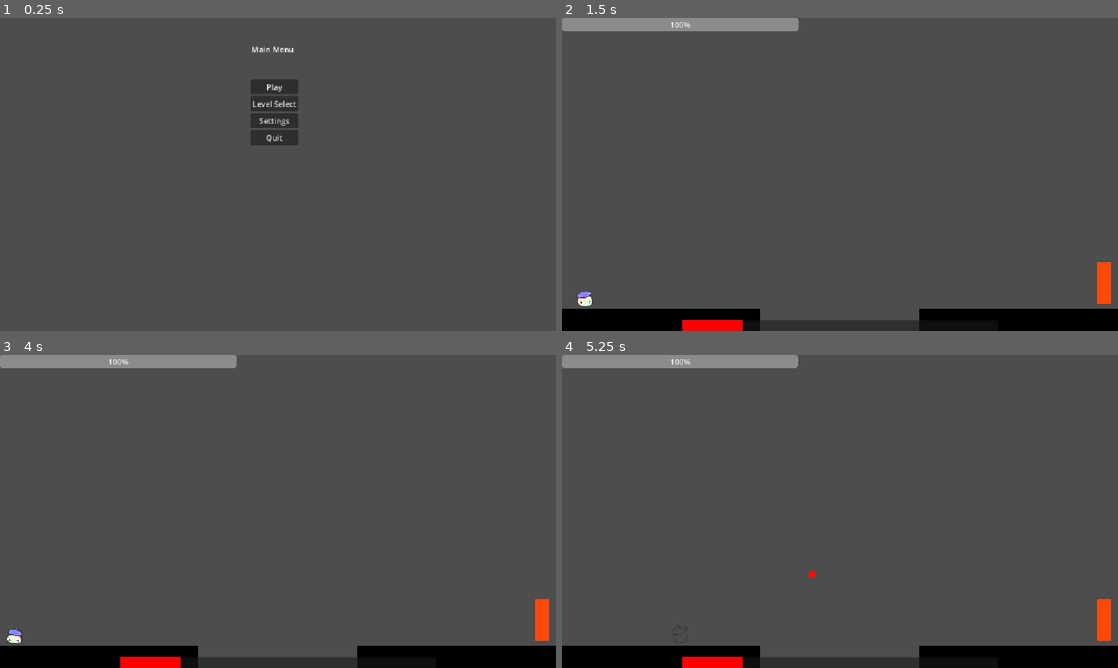
Above: before the commit, frames 1-4 (two rows, left to right).
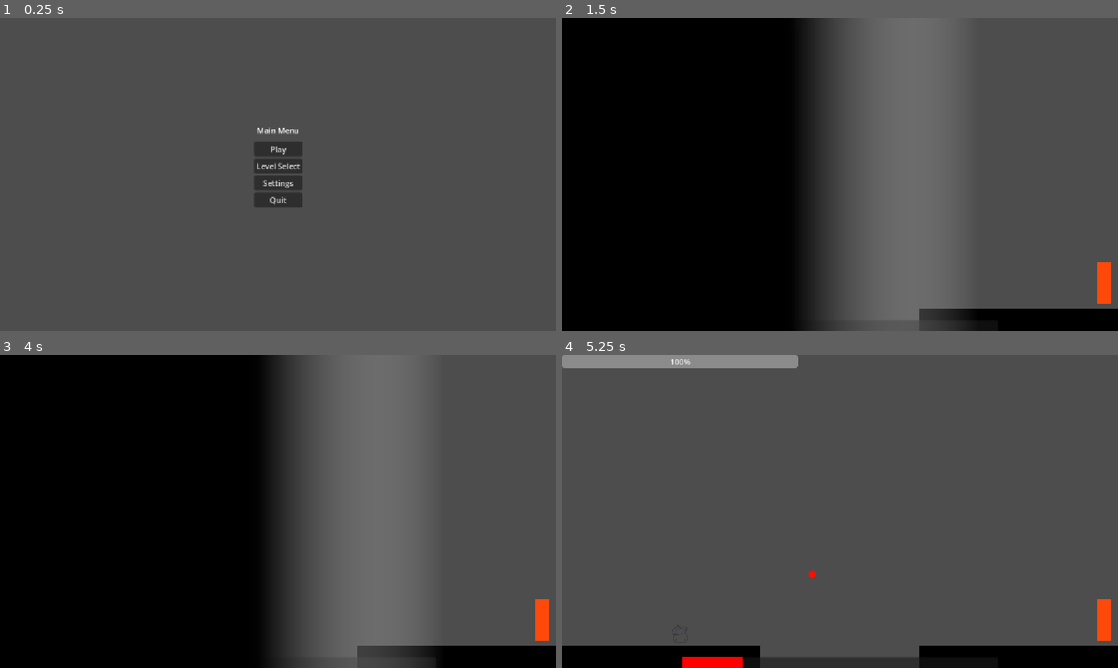
Above: after the commit, the same moments.

Repository: Cayuga007/summer-summit-2026
Game: Godot game, scene res://UI/Main_menu.tscn
Two runs of this game, one before a commit and one after it. Both use one fixed random seed, a clock stepped at 60 frames per second and the inputs below. The engine's default icon, where the game draws it, is replaced by a stand-in: a white triangle on a blue panel in a dark square.
Inputs (mouse positions are in pixels of both pictures, inside the frame that each line leads up to):
- Up to frame 1 (0.25 s): no input
- Up to frame 2 (1.5 s): click "Level Select" at 0.5 s; click "Level 1" at 1.25 s
- Up to frame 3 (4 s): move the mouse to (400, 495) at 2.02 s; hold D (right) 2.03-3.53 s; click (400, 495) at 2.17 s; tap Space (jump) at 2.27, 3.02, 3.5 s; tap Enter at 2.75 s; move the mouse to (166, 527) at 2.77 s; move the mouse to (333, 442) at 3.52 s; hold A (left) from 3.53 s (still down)
- Up to frame 4 (5.25 s): move the mouse to (812, 574) at 4.27 s; release A (left) at 4.28 s; hold D (right) from 4.28 s (still down); click (812, 574) at 4.42 s; tap Space (jump) at 4.52 s; tap Enter at 5 s; move the mouse to (1006, 558) at 5.02 s

The runs differ from the first frame. In frame 1, 2.8% of the frame differs, in the area x 45-55%, y 8-61%; in frame 2, 56%; in frame 3, 61%, in the area x 0-77%, y 0-100%; in frame 4, nothing differs.

Commit message:
transitions

Diff:
--- a/Levels/Level_1.tscn
+++ b/Levels/Level_1.tscn
@@ -4,15 +4,11 @@
 [ext_resource type="Script" uid="uid://bsc26vk53x34t" path="res://Scripts/level.gd" id="1_wsn87"]
 [ext_resource type="PackedScene" uid="uid://cm2yksx2t35f0" path="res://platforms/level_platform.tscn" id="2_8a5oj"]
 [ext_resource type="PackedScene" uid="uid://cm1hyrx840p0x" path="res://victory_door.tscn" id="3_nl7va"]
-[ext_resource type="PackedScene" uid="uid://qth4natevc18" path="res://UI/Level_completed.tscn" id="4_waoec"]
 
 [sub_resource type="WorldBoundaryShape2D" id="WorldBoundaryShape2D_8a5oj"]
 
 [node name="Level_1" type="Node2D" unique_id=57220166]
 script = ExtResource("1_wsn87")
-
-[node name="LevelCompleted" parent="." unique_id=1998881133 instance=ExtResource("4_waoec")]
-visible = false
 
 [node name="Camera2D" type="Camera2D" parent="." unique_id=1819212034]
 zoom = Vector2(0.5, 0.5)
--- a/Levels/Level_10.tscn
+++ b/Levels/Level_10.tscn
@@ -1,7 +1,6 @@
 [gd_scene format=3 uid="uid://bt0h7gicy4eq2"]
 
 [ext_resource type="Script" uid="uid://bsc26vk53x34t" path="res://Scripts/level.gd" id="1_tkk0n"]
-[ext_resource type="PackedScene" uid="uid://qth4natevc18" path="res://UI/Level_completed.tscn" id="2_7rt3t"]
 [ext_resource type="PackedScene" uid="uid://32q6t44ytub2" path="res://Player.tscn" id="3_ym2fi"]
 [ext_resource type="PackedScene" uid="uid://cm2yksx2t35f0" path="res://platforms/level_platform.tscn" id="4_bhjwr"]
 [ext_resource type="PackedScene" uid="uid://cm1hyrx840p0x" path="res://victory_door.tscn" id="5_f4oyo"]
@@ -12,9 +11,6 @@
 [node name="Level_10" type="Node2D" unique_id=57220166]
 script = ExtResource("1_tkk0n")
 starting_paint_amount = 30.0
-
-[node name="LevelCompleted" parent="." unique_id=1998881133 instance=ExtResource("2_7rt3t")]
-visible = false
 
 [node name="Camera2D" type="Camera2D" parent="." unique_id=1819212034]
 zoom = Vector2(0.5, 0.5)
--- a/Levels/Level_11.tscn
+++ b/Levels/Level_11.tscn
@@ -1,7 +1,6 @@
 [gd_scene format=3 uid="uid://hu7xjfhyc2rw"]
 
 [ext_resource type="Script" uid="uid://bsc26vk53x34t" path="res://Scripts/level.gd" id="1_nkd4e"]
-[ext_resource type="PackedScene" uid="uid://qth4natevc18" path="res://UI/Level_completed.tscn" id="2_6nnr2"]
 [ext_resource type="PackedScene" uid="uid://32q6t44ytub2" path="res://Player.tscn" id="3_5ks2d"]
 [ext_resource type="PackedScene" uid="uid://cm2yksx2t35f0" path="res://platforms/level_platform.tscn" id="4_05w7j"]
 [ext_resource type="PackedScene" uid="uid://cm1hyrx840p0x" path="res://victory_door.tscn" id="5_ahwxj"]
@@ -14,9 +13,6 @@
 script = ExtResource("1_nkd4e")
 _buckets = NodePath("Buckets")
 starting_paint_amount = 40.0
-
-[node name="LevelCompleted" parent="." unique_id=1998881133 instance=ExtResource("2_6nnr2")]
-visible = false
 
 [node name="Camera2D" type="Camera2D" parent="." unique_id=1819212034]
 zoom = Vector2(0.5, 0.5)
--- a/Levels/Level_12.tscn
+++ b/Levels/Level_12.tscn
@@ -1,7 +1,6 @@
 [gd_scene format=3 uid="uid://bkh4jr0jga1l"]
 
 [ext_resource type="Script" uid="uid://bsc26vk53x34t" path="res://Scripts/level.gd" id="1_wlbil"]
-[ext_resource type="PackedScene" uid="uid://qth4natevc18" path="res://UI/Level_completed.tscn" id="2_hp75f"]
 [ext_resource type="PackedScene" uid="uid://32q6t44ytub2" path="res://Player.tscn" id="3_h285j"]
 [ext_resource type="PackedScene" uid="uid://cm2yksx2t35f0" path="res://platforms/level_platform.tscn" id="4_ikr5p"]
 [ext_resource type="PackedScene" uid="uid://cm1hyrx840p0x" path="res://victory_door.tscn" id="5_fp1c7"]
@@ -14,9 +13,6 @@
 script = ExtResource("1_wlbil")
 _buckets = NodePath("Buckets")
 starting_paint_amount = 50.0
-
-[node name="LevelCompleted" parent="." unique_id=1998881133 instance=ExtResource("2_hp75f")]
-visible = false
 
 [node name="Camera2D" type="Camera2D" parent="." unique_id=1819212034]
 zoom = Vector2(0.5, 0.5)
--- a/Levels/Level_13.tscn
+++ b/Levels/Level_13.tscn
@@ -1,7 +1,6 @@
 [gd_scene format=3 uid="uid://cgdyoh2nhc3ld"]
 
 [ext_resource type="Script" uid="uid://bsc26vk53x34t" path="res://Scripts/level.gd" id="1_73ky0"]
-[ext_resource type="PackedScene" uid="uid://qth4natevc18" path="res://UI/Level_completed.tscn" id="2_cggpm"]
 [ext_resource type="PackedScene" uid="uid://32q6t44ytub2" path="res://Player.tscn" id="3_t02o0"]
 [ext_resource type="PackedScene" uid="uid://cm2yksx2t35f0" path="res://platforms/level_platform.tscn" id="4_tsrm8"]
 [ext_resource type="PackedScene" uid="uid://cm1hyrx840p0x" path="res://victory_door.tscn" id="5_u4n5n"]
@@ -15,9 +14,6 @@
 script = ExtResource("1_73ky0")
 _buckets = NodePath("Buckets")
 starting_paint_amount = 20.0
-
-[node name="LevelCompleted" parent="." unique_id=1998881133 instance=ExtResource("2_cggpm")]
-visible = false
 
 [node name="Camera2D" type="Camera2D" parent="." unique_id=1819212034]
 zoom = Vector2(0.5, 0.5)
--- a/Levels/Level_14.tscn
+++ b/Levels/Level_14.tscn
@@ -1,7 +1,6 @@
 [gd_scene format=3 uid="uid://db4sirnhfyyyt"]
 
 [ext_resource type="Script" uid="uid://bsc26vk53x34t" path="res://Scripts/level.gd" id="1_bihxa"]
-[ext_resource type="PackedScene" uid="uid://qth4natevc18" path="res://UI/Level_completed.tscn" id="2_ruyes"]
 [ext_resource type="PackedScene" uid="uid://32q6t44ytub2" path="res://Player.tscn" id="3_ur2v3"]
 [ext_resource type="PackedScene" uid="uid://cm2yksx2t35f0" path="res://platforms/level_platform.tscn" id="4_cew5e"]
 [ext_resource type="PackedScene" uid="uid://cm1hyrx840p0x" path="res://victory_door.tscn" id="5_w7fsl"]
@@ -13,9 +12,6 @@
 [node name="Level_14" type="Node2D" unique_id=57220166]
 script = ExtResource("1_bihxa")
 starting_paint_amount = 50.0
-
-[node name="LevelCompleted" parent="." unique_id=1998881133 instance=ExtResource("2_ruyes")]
-visible = false
 
 [node name="Camera2D" type="Camera2D" parent="." unique_id=1819212034]
 zoom = Vector2(0.5, 0.5)
--- a/Levels/Level_15.tscn
+++ b/Levels/Level_15.tscn
@@ -1,7 +1,6 @@
 [gd_scene format=3 uid="uid://x7ddwwftr0m1"]
 
 [ext_resource type="Script" uid="uid://bsc26vk53x34t" path="res://Scripts/level.gd" id="1_jd3rk"]
-[ext_resource type="PackedScene" uid="uid://qth4natevc18" path="res://UI/Level_completed.tscn" id="2_l78s2"]
 [ext_resource type="PackedScene" uid="uid://32q6t44ytub2" path="res://Player.tscn" id="3_lrybx"]
 [ext_resource type="PackedScene" uid="uid://cm2yksx2t35f0" path="res://platforms/level_platform.tscn" id="4_du6eh"]
 [ext_resource type="PackedScene" uid="uid://cm1hyrx840p0x" path="res://victory_door.tscn" id="5_784vf"]
@@ -15,9 +14,6 @@
 script = ExtResource("1_jd3rk")
 _buckets = NodePath("Buckets")
 starting_paint_amount = 5.0
-
-[node name="LevelCompleted" parent="." unique_id=1998881133 instance=ExtResource("2_l78s2")]
-visible = false
 
 [node name="Camera2D" type="Camera2D" parent="." unique_id=1819212034]
 zoom = Vector2(0.5, 0.5)
--- a/Levels/Level_2.tscn
+++ b/Levels/Level_2.tscn
@@ -1,7 +1,6 @@
 [gd_scene format=3 uid="uid://dtilofk12es8a"]
 
 [ext_resource type="Script" uid="uid://bsc26vk53x34t" path="res://Scripts/level.gd" id="1_7ubt2"]
-[ext_resource type="PackedScene" uid="uid://qth4natevc18" path="res://UI/Level_completed.tscn" id="2_tfynm"]
 [ext_resource type="PackedScene" uid="uid://32q6t44ytub2" path="res://Player.tscn" id="3_vb2uo"]
 [ext_resource type="PackedScene" uid="uid://cm2yksx2t35f0" path="res://platforms/level_platform.tscn" id="4_dbc5v"]
 [ext_resource type="PackedScene" uid="uid://cm1hyrx840p0x" path="res://victory_door.tscn" id="5_t5q4t"]
@@ -10,9 +9,6 @@
 
 [node name="Level_2" type="Node2D" unique_id=57220166]
 script = ExtResource("1_7ubt2")
-
-[node name="LevelCompleted" parent="." unique_id=1998881133 instance=ExtResource("2_tfynm")]
-visible = false
 
 [node name="Camera2D" type="Camera2D" parent="." unique_id=1819212034]
 zoom = Vector2(0.5, 0.5)
--- a/Levels/Level_3.tscn
+++ b/Levels/Level_3.tscn
@@ -1,7 +1,6 @@
 [gd_scene format=3 uid="uid://cb0s6d1p5u542"]
 
 [ext_resource type="Script" uid="uid://bsc26vk53x34t" path="res://Scripts/level.gd" id="1_67bi5"]
-[ext_resource type="PackedScene" uid="uid://qth4natevc18" path="res://UI/Level_completed.tscn" id="2_usv5v"]
 [ext_resource type="PackedScene" uid="uid://32q6t44ytub2" path="res://Player.tscn" id="3_aig73"]
 [ext_resource type="PackedScene" uid="uid://cm2yksx2t35f0" path="res://platforms/level_platform.tscn" id="4_c0thm"]
 [ext_resource type="PackedScene" uid="uid://cm1hyrx840p0x" path="res://victory_door.tscn" id="5_fwchg"]
@@ -14,9 +13,6 @@
 script = ExtResource("1_67bi5")
 _buckets = NodePath("Buckets")
 starting_paint_amount = 30.0
-
-[node name="LevelCompleted" parent="." unique_id=1998881133 instance=ExtResource("2_usv5v")]
-visible = false
 
 [node name="Camera2D" type="Camera2D" parent="." unique_id=1819212034]
 zoom = Vector2(0.5, 0.5)
--- a/Levels/Level_4.tscn
+++ b/Levels/Level_4.tscn
@@ -1,7 +1,6 @@
 [gd_scene format=3 uid="uid://c745xse23dm8s"]
 
 [ext_resource type="Script" uid="uid://bsc26vk53x34t" path="res://Scripts/level.gd" id="1_a03ay"]
-[ext_resource type="PackedScene" uid="uid://qth4natevc18" path="res://UI/Level_completed.tscn" id="2_8525h"]
 [ext_resource type="PackedScene" uid="uid://32q6t44ytub2" path="res://Player.tscn" id="3_xlqhf"]
 [ext_resource type="PackedScene" uid="uid://cm2yksx2t35f0" path="res://platforms/level_platform.tscn" id="4_7bqri"]
 [ext_resource type="PackedScene" uid="uid://cm1hyrx840p0x" path="res://victory_door.tscn" id="5_etm6j"]
@@ -11,9 +10,6 @@
 [node name="Level_4" type="Node2D" unique_id=57220166]
 script = ExtResource("1_a03ay")
 starting_paint_amount = 50.0
-
-[node name="LevelCompleted" parent="." unique_id=1998881133 instance=ExtResource("2_8525h")]
-visible = false
 
 [node name="Camera2D" type="Camera2D" parent="." unique_id=1819212034]
 zoom = Vector2(0.5, 0.5)
--- a/Levels/Level_5.tscn
+++ b/Levels/Level_5.tscn
@@ -1,7 +1,6 @@
 [gd_scene format=3 uid="uid://glu1i3jgpw33"]
 
 [ext_resource type="Script" uid="uid://bsc26vk53x34t" path="res://Scripts/level.gd" id="1_nje42"]
-[ext_resource type="PackedScene" uid="uid://qth4natevc18" path="res://UI/Level_completed.tscn" id="2_gec28"]
 [ext_resource type="PackedScene" uid="uid://32q6t44ytub2" path="res://Player.tscn" id="3_nqtr6"]
 [ext_resource type="PackedScene" uid="uid://cm2yksx2t35f0" path="res://platforms/level_platform.tscn" id="4_5myje"]
 [ext_resource type="PackedScene" uid="uid://cm1hyrx840p0x" path="res://victory_door.tscn" id="5_aps4u"]
@@ -11,9 +10,6 @@
 [node name="Level_5" type="Node2D" unique_id=57220166]
 script = ExtResource("1_nje42")
 starting_paint_amount = 50.0
-
-[node name="LevelCompleted" parent="." unique_id=1998881133 instance=ExtResource("2_gec28")]
-visible = false
 
 [node name="Camera2D" type="Camera2D" parent="." unique_id=1819212034]
 zoom = Vector2(0.5, 0.5)
--- a/Levels/Level_6.tscn
+++ b/Levels/Level_6.tscn
@@ -1,7 +1,6 @@
 [gd_scene format=3 uid="uid://dy1mxbhknovb5"]
 
 [ext_resource type="Script" uid="uid://bsc26vk53x34t" path="res://Scripts/level.gd" id="1_e8h74"]
-[ext_resource type="PackedScene" uid="uid://qth4natevc18" path="res://UI/Level_completed.tscn" id="2_ex0ux"]
 [ext_resource type="PackedScene" uid="uid://32q6t44ytub2" path="res://Player.tscn" id="3_hg3os"]
 [ext_resource type="PackedScene" uid="uid://cm2yksx2t35f0" path="res://platforms/level_platform.tscn" id="4_wo10n"]
 [ext_resource type="PackedScene" uid="uid://cm1hyrx840p0x" path="res://victory_door.tscn" id="5_ov3s6"]
@@ -14,9 +13,6 @@
 script = ExtResource("1_e8h74")
 _buckets = NodePath("Buckets")
 starting_paint_amount = 40.0
-
-[node name="LevelCompleted" parent="." unique_id=1998881133 instance=ExtResource("2_ex0ux")]
-visible = false
 
 [node name="Camera2D" type="Camera2D" parent="." unique_id=1819212034]
 zoom = Vector2(0.5, 0.5)
--- a/Levels/Level_7.tscn
+++ b/Levels/Level_7.tscn
@@ -1,7 +1,6 @@
 [gd_scene format=3 uid="uid://dhoh3so22l6ib"]
 
 [ext_resource type="Script" uid="uid://bsc26vk53x34t" path="res://Scripts/level.gd" id="1_3psty"]
-[ext_resource type="PackedScene" uid="uid://qth4natevc18" path="res://UI/Level_completed.tscn" id="2_ogc5w"]
 [ext_resource type="PackedScene" uid="uid://32q6t44ytub2" path="res://Player.tscn" id="3_1bhtv"]
 [ext_resource type="PackedScene" uid="uid://cm2yksx2t35f0" path="res://platforms/level_platform.tscn" id="4_bb5qs"]
 [ext_resource type="PackedScene" uid="uid://cm1hyrx840p0x" path="res://victory_door.tscn" id="5_gho5p"]
@@ -11,9 +10,6 @@
 [node name="Level_7" type="Node2D" unique_id=57220166]
 script = ExtResource("1_3psty")
 starting_paint_amount = 20.0
-
-[node name="LevelCompleted" parent="." unique_id=1998881133 instance=ExtResource("2_ogc5w")]
-visible = false
 
 [node name="Camera2D" type="Camera2D" parent="." unique_id=1819212034]
 zoom = Vector2(0.5, 0.5)
--- a/Levels/Level_8.tscn
+++ b/Levels/Level_8.tscn
@@ -1,7 +1,6 @@
 [gd_scene format=3 uid="uid://c0cf4xye6ow2q"]
 
 [ext_resource type="Script" uid="uid://bsc26vk53x34t" path="res://Scripts/level.gd" id="1_eg1yc"]
-[ext_resource type="PackedScene" uid="uid://qth4natevc18" path="res://UI/Level_completed.tscn" id="2_1n1xc"]
 [ext_resource type="PackedScene" uid="uid://32q6t44ytub2" path="res://Player.tscn" id="3_x6je6"]
 [ext_resource type="PackedScene" uid="uid://cm2yksx2t35f0" path="res://platforms/level_platform.tscn" id="4_2cvve"]
 [ext_resource type="PackedScene" uid="uid://cm1hyrx840p0x" path="res://victory_door.tscn" id="5_q50ry"]
@@ -13,9 +12,6 @@
 script = ExtResource("1_eg1yc")
 _buckets = NodePath("Buckets")
 starting_paint_amount = 60.0
-
-[node name="LevelCompleted" parent="." unique_id=1998881133 instance=ExtResource("2_1n1xc")]
-visible = false
 
 [node name="Camera2D" type="Camera2D" parent="." unique_id=1819212034]
 zoom = Vector2(0.5, 0.5)
--- a/Levels/Level_9.tscn
+++ b/Levels/Level_9.tscn
@@ -1,7 +1,6 @@
 [gd_scene format=3 uid="uid://bwg4t735xrtat"]
 
 [ext_resource type="Script" uid="uid://bsc26vk53x34t" path="res://Scripts/level.gd" id="1_h1ytg"]
-[ext_resource type="PackedScene" uid="uid://qth4natevc18" path="res://UI/Level_completed.tscn" id="2_lgifw"]
 [ext_resource type="PackedScene" uid="uid://32q6t44ytub2" path="res://Player.tscn" id="3_bko5p"]
 [ext_resource type="PackedScene" uid="uid://cm2yksx2t35f0" path="res://platforms/level_platform.tscn" id="4_g2h8r"]
 [ext_resource type="PackedScene" uid="uid://cm1hyrx840p0x" path="res://victory_door.tscn" id="5_tyeft"]
@@ -14,9 +13,6 @@
 script = ExtResource("1_h1ytg")
 _buckets = NodePath("Buckets")
 starting_paint_amount = 70.0
-
-[node name="LevelCompleted" parent="." unique_id=1998881133 instance=ExtResource("2_lgifw")]
-visible = false
 
 [node name="Camera2D" type="Camera2D" parent="." unique_id=1819212034]
 zoom = Vector2(0.5, 0.5)
--- a/Scripts/level.gd
+++ b/Scripts/level.gd
@@ -2,6 +2,8 @@
 
 const PAUSE_MENU := preload("res://UI/Pause_Menu.tscn")
 const PAINTBRUSH = preload("res://paintbrush.tscn")
+const LEVEL_STARTED = preload("res://UI/level_started.tscn")
+const LEVEL_COMPLETED = preload("res://UI/Level_completed.tscn")
 
 var pause_menu: CanvasLayer
 var _resetting := false
@@ -14,6 +16,8 @@
 	LevelManager.sync_current_index_from_scene()
 	var paintbrush = PAINTBRUSH.instantiate()
 	add_child(paintbrush)
+	add_child(LEVEL_STARTED.instantiate())
+	add_child(LEVEL_COMPLETED.instantiate())
 	paintbrush.set_paint_amount(starting_paint_amount)
 	$VictoryDoor.level_completed.connect(_on_level_completed)
 	pause_menu = PAUSE_MENU.instantiate()
--- a/Scripts/level_completed.gd
+++ b/Scripts/level_completed.gd
@@ -1,17 +1,23 @@
 extends CanvasLayer
 
+
+@onready var gradient: TextureRect = $Gradient
 
 
 func _ready() -> void:
 	process_mode = Node.PROCESS_MODE_ALWAYS
+	gradient.global_position = Vector2(1250, 0)
 	hide()
 
 
 func _on_retry_button_pressed() -> void:
-	print("level retry")
 	LevelManager.retry()
 
 func _on_next_button_pressed() -> void:
+	var tween: Tween = create_tween()
+	tween.tween_property(gradient, "global_position:x", -450, 1).set_ease(Tween.EASE_OUT).set_trans(Tween.TRANS_CUBIC)
+	await tween.finished
+	await get_tree().create_timer(1).timeout
 	LevelManager.next()
 
 
--- /dev/null
+++ b/Scripts/level_started.gd
@@ -0,0 +1,10 @@
+extends CanvasLayer
+
+
+@onready var gradient: TextureRect = $Gradient
+
+
+func _ready() -> void:
+	gradient.global_position = Vector2.ZERO
+	var tween: Tween = create_tween()
+	tween.tween_property(gradient, "global_position:x", -1700, 1).set_ease(Tween.EASE_OUT).set_trans(Tween.TRANS_CUBIC)
--- a/Scripts/main_menu.gd
+++ b/Scripts/main_menu.gd
@@ -2,7 +2,7 @@
 
 
 func _on_play_button_pressed() -> void:
-	LevelManager.load_level(0)
+	get_tree().change_scene_to_file("res://UI/intro_cutscene.tscn")
 
 
 func _on_level_select_button_pressed() -> void:
--- a/UI/Level_completed.tscn
+++ b/UI/Level_completed.tscn
@@ -1,6 +1,13 @@
 [gd_scene format=3 uid="uid://qth4natevc18"]
 
 [ext_resource type="Script" uid="uid://klo6cmqe81lk" path="res://Scripts/level_completed.gd" id="1_qp5ha"]
+
+[sub_resource type="Gradient" id="Gradient_d4yoq"]
+offsets = PackedFloat32Array(0, 0.06844103, 0.2319392)
+colors = PackedColorArray(1, 1, 1, 0, 0.46666667, 0.46666667, 0.46666667, 0.3254902, 0, 0, 0, 1)
+
+[sub_resource type="GradientTexture2D" id="GradientTexture2D_qp5ha"]
+gradient = SubResource("Gradient_d4yoq")
 
 [node name="LevelCompleted" type="CanvasLayer" unique_id=993404378]
 script = ExtResource("1_qp5ha")
@@ -42,6 +49,16 @@
 layout_mode = 2
 text = "Level Select"
 
+[node name="Gradient" type="TextureRect" parent="." unique_id=394105397]
+anchors_preset = 15
+anchor_right = 1.0
+anchor_bottom = 1.0
+offset_left = 1250.0
+offset_right = 1748.0
+grow_horizontal = 2
+grow_vertical = 2
+texture = SubResource("GradientTexture2D_qp5ha")
+
 [connection signal="pressed" from="RetryLevel/RetryButton" to="." method="_on_retry_button_pressed"]
 [connection signal="pressed" from="NextLevel/NextButton" to="." method="_on_next_button_pressed"]
 [connection signal="pressed" from="LevelSelect/LevelSelectButton" to="." method="_on_level_select_button_pressed"]
--- a/UI/Main_menu.tscn
+++ b/UI/Main_menu.tscn
@@ -1,37 +1,51 @@
-[gd_scene load_steps=2 format=3 uid="uid://dyyfwwuagtr6g"]
+[gd_scene format=3 uid="uid://dyyfwwuagtr6g"]
 
 [ext_resource type="Script" uid="uid://omsdvrcb2cut" path="res://Scripts/main_menu.gd" id="1_vbv8a"]
 
-[node name="MainMenu" type="CanvasLayer"]
+[node name="MainMenu" type="CanvasLayer" unique_id=928084415]
 script = ExtResource("1_vbv8a")
 
-[node name="Label" type="Label" parent="."]
-offset_left = 521.0
-offset_top = 53.0
-offset_right = 609.0
-offset_bottom = 76.0
+[node name="Label" type="Label" parent="." unique_id=2874666]
+anchors_preset = 8
+anchor_left = 0.5
+anchor_top = 0.5
+anchor_right = 0.5
+anchor_bottom = 0.5
+offset_left = -44.0
+offset_top = -103.0
+offset_right = 44.0
+offset_bottom = -80.0
+grow_horizontal = 2
+grow_vertical = 2
 text = "Main Menu"
 
-[node name="VBoxContainer" type="VBoxContainer" parent="."]
-offset_left = 519.0
-offset_top = 127.0
-offset_right = 618.0
-offset_bottom = 263.0
+[node name="VBoxContainer" type="VBoxContainer" parent="." unique_id=1674546908]
+anchors_preset = 8
+anchor_left = 0.5
+anchor_top = 0.5
+anchor_right = 0.5
+anchor_bottom = 0.5
+offset_left = -49.5
+offset_top = -68.0
+offset_right = 49.5
+offset_bottom = 68.0
+grow_horizontal = 2
+grow_vertical = 2
 
-[node name="PlayButton" type="Button" parent="VBoxContainer"]
+[node name="PlayButton" type="Button" parent="VBoxContainer" unique_id=808445464]
 layout_mode = 2
 text = "Play"
 
-[node name="LevelSelectButton" type="Button" parent="VBoxContainer"]
+[node name="LevelSelectButton" type="Button" parent="VBoxContainer" unique_id=1768516389]
 layout_mode = 2
 text = "Level Select"
 
-[node name="SettingsButton" type="Button" parent="VBoxContainer"]
+[node name="SettingsButton" type="Button" parent="VBoxContainer" unique_id=223838787]
 layout_mode = 2
 text = "Settings
 "
 
-[node name="QuitButton" type="Button" parent="VBoxContainer"]
+[node name="QuitButton" type="Button" parent="VBoxContainer" unique_id=452972006]
 layout_mode = 2
 text = "Quit
 "
--- /dev/null
+++ b/UI/intro_cutscene.gd
@@ -0,0 +1,6 @@
+extends CanvasLayer
+
+
+func _ready() -> void:
+	await get_tree().create_timer(1.5).timeout
+	LevelManager.load_level(0)
--- /dev/null
+++ b/UI/intro_cutscene.tscn
@@ -0,0 +1,21 @@
+[gd_scene format=3 uid="uid://bby83h7lcd5d6"]
+
+[ext_resource type="Script" uid="uid://jfayehp3so3l" path="res://UI/intro_cutscene.gd" id="1_7xhcr"]
+
+[node name="IntroCutscene" type="CanvasLayer" unique_id=411318755]
+script = ExtResource("1_7xhcr")
+
+[node name="Label" type="Label" parent="." unique_id=1718906917]
+anchors_preset = 8
+anchor_left = 0.5
+anchor_top = 0.5
+anchor_right = 0.5
+anchor_bottom = 0.5
+offset_left = -20.0
+offset_top = -33.5
+offset_right = 20.0
+offset_bottom = 33.5
+grow_horizontal = 2
+grow_vertical = 2
+theme_override_font_sizes/font_size = 48
+text = "Intro cutscene here"
--- /dev/null
+++ b/UI/level_started.tscn
@@ -0,0 +1,23 @@
+[gd_scene format=3 uid="uid://c3msxq6qv7tgu"]
+
+[ext_resource type="Script" uid="uid://dt3athrivd6ws" path="res://Scripts/level_started.gd" id="1_1oloe"]
+
+[sub_resource type="Gradient" id="Gradient_8psfc"]
+offsets = PackedFloat32Array(0, 0.23954372)
+colors = PackedColorArray(1, 1, 1, 0, 0, 0, 0, 1)
+
+[sub_resource type="GradientTexture2D" id="GradientTexture2D_1oloe"]
+gradient = SubResource("Gradient_8psfc")
+
+[node name="Level_started" type="CanvasLayer" unique_id=881795032]
+script = ExtResource("1_1oloe")
+
+[node name="Gradient" type="TextureRect" parent="." unique_id=1967813608]
+anchors_preset = 15
+anchor_right = 1.0
+anchor_bottom = 1.0
+offset_right = 498.0
+grow_horizontal = 2
+grow_vertical = 2
+texture = SubResource("GradientTexture2D_1oloe")
+flip_h = true
Not shown, added: Scripts/level_started.gd.uid
Not shown, added: UI/intro_cutscene.gd.uid
